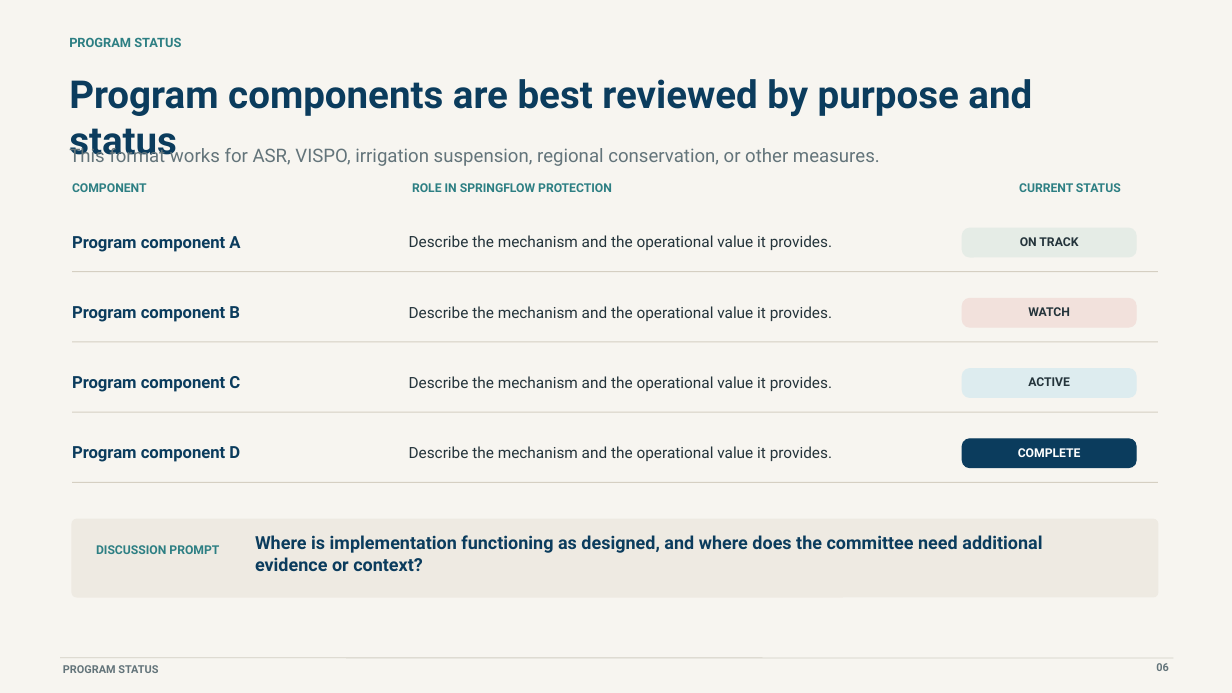
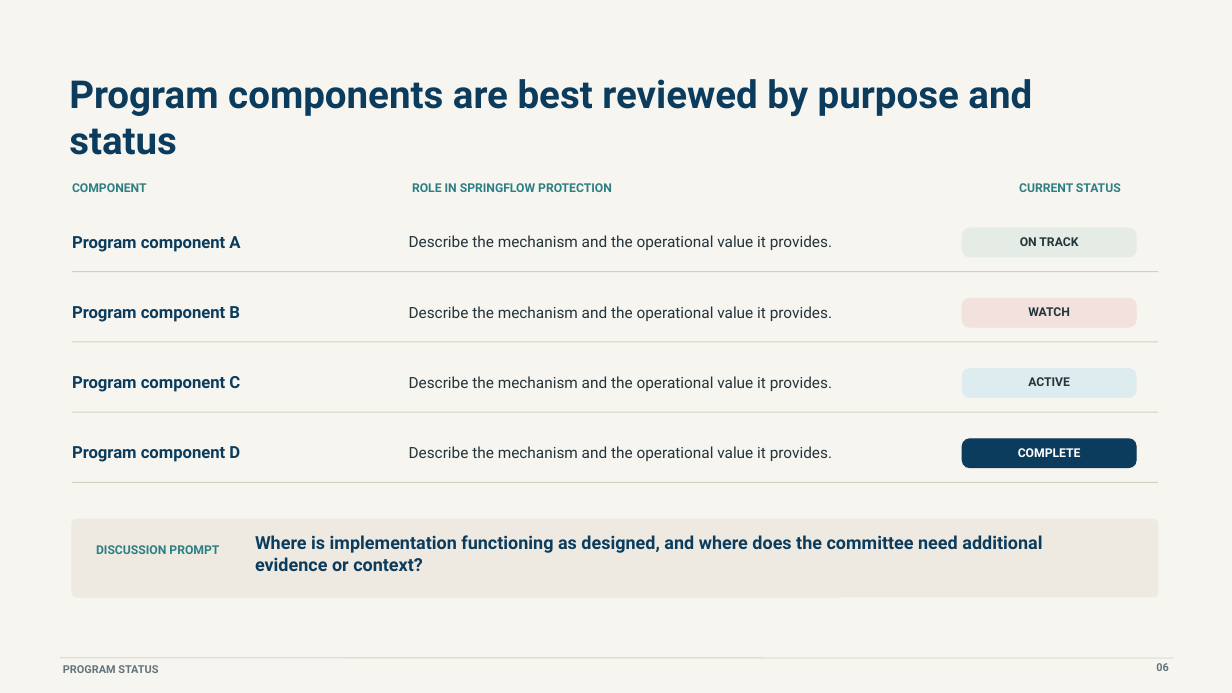
Before and after one commit to cfurl/EAHCP-Fall-2026-Sci-Comm, a slide deck: slide 23 of EAHCP_Springflow_Protection_Furl_7.21.26.pptx (slide 21 before the commit). Drawn at 1232x693 pixels with LibreOffice and Linux fonts; fonts in the diff are those of the drawing. Boxes give left, top, right and bottom in pixels: in the first picture for what was removed or moved away, otherwise in the second. Text is boxed around its words. In the diff, an @@ line names an element or a change of style, - is before the commit and + after.

```diff
--- a/EAHCP_Springflow_Protection_Furl_7.21.26.pptx
+++ b/EAHCP_Springflow_Protection_Furl_7.21.26.pptx
@@ text removed at <box>69,37,181,47</box> @@
-PROGRAM STATUS
@@ text removed at <box>69,145,880,166</box> @@
-This format works for ASR, VISPO, irrigation suspension, regional conservation, or other measures.
```
Also in this commit, not shown: 7 other slides changed, 3 slides added, 2 slides removed, 1 other file.
